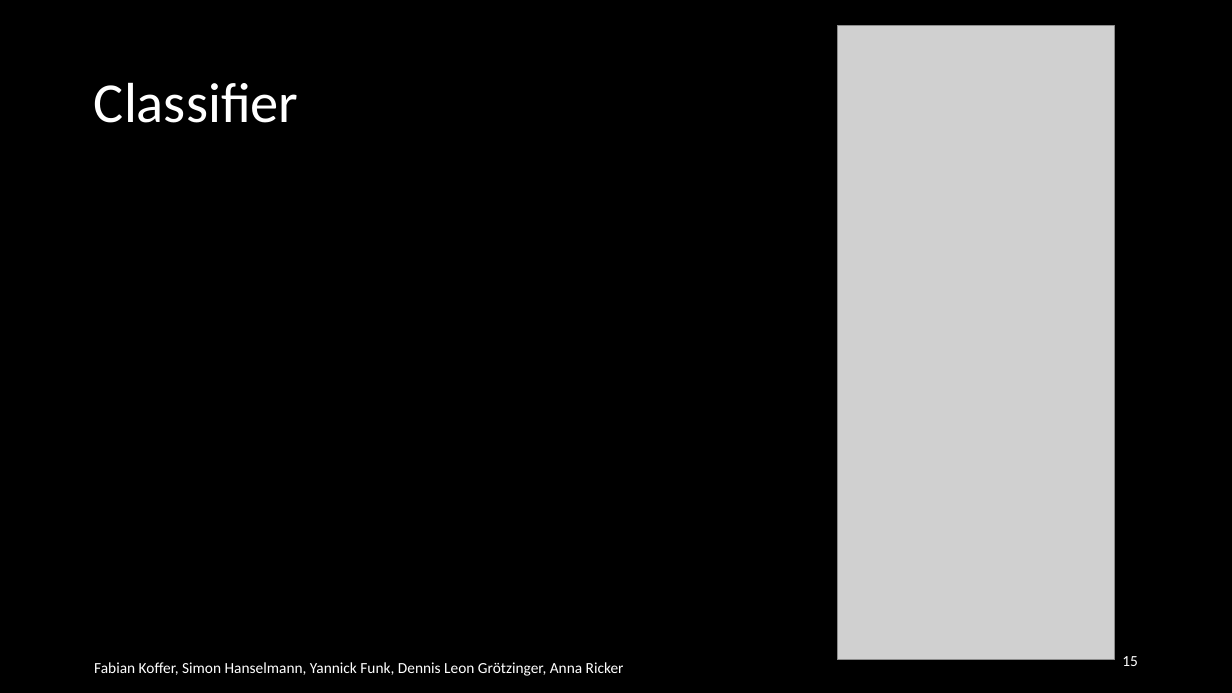
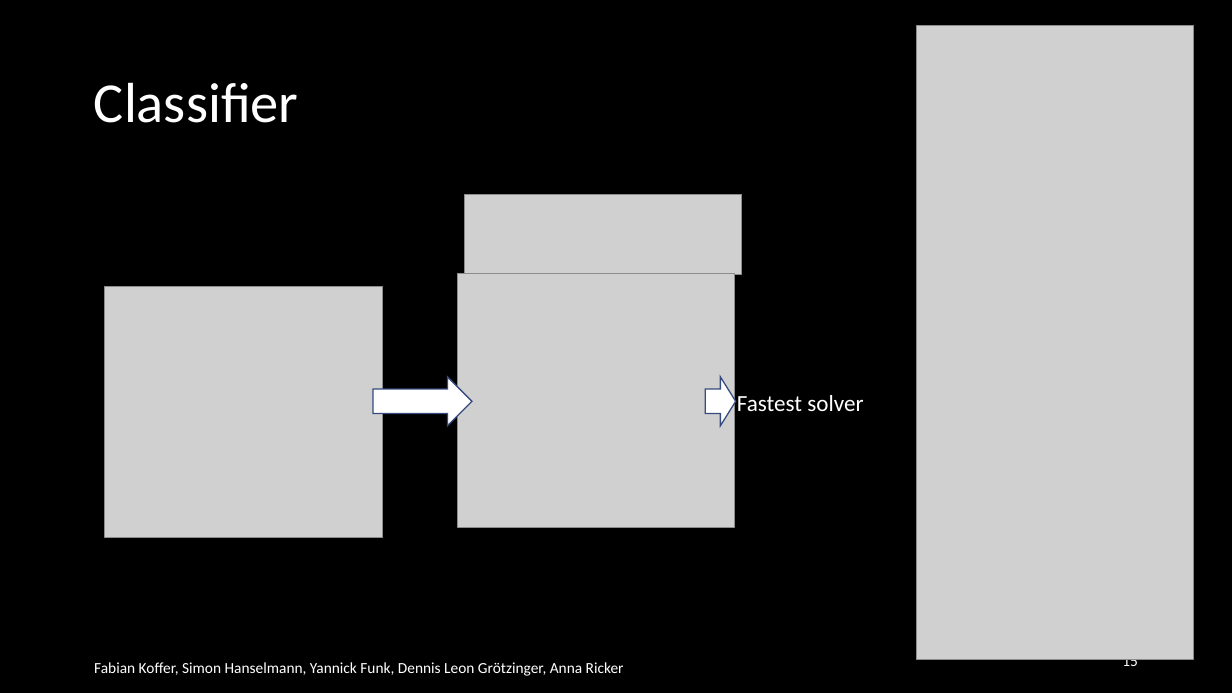
Before and after one commit to TheSlimvReal/PSE---LA-meets-ML, a slide deck: slide 15 of Final Presentation/La meets ML.pptx. Drawn at 1232x693 pixels with LibreOffice and Linux fonts; fonts in the diff are those of the drawing; grey boxes stand for pictures. Boxes give left, top, right and bottom in pixels: in the first picture for what was removed or moved away, otherwise in the second. Text is boxed around its words. In the diff, an @@ line names an element or a change of style, - is before the commit and + after.

Commit message:
edited traing module and classifier slides

```diff
--- a/Final Presentation/La meets ML.pptx
+++ b/Final Presentation/La meets ML.pptx
@@ picture: place and size @@
-picture at box(837, 25, 1115, 660)
+picture at box(916, 25, 1193, 660)
@@ picture added at box(465, 194, 742, 274) @@
@@ picture added at box(105, 287, 383, 538) @@
@@ picture added at box(457, 274, 735, 527) @@
@@ right arrow added at box(373, 377, 472, 426), fill #FFFFFF, outline #374B7F 1 pt @@
@@ right arrow added at box(705, 377, 736, 426), fill #FFFFFF, outline #374B7F 1 pt @@
@@ text added at box(737, 395, 863, 411), 18 pt, text #FFFFFF @@
+Fastest solver
```
Also in this commit, not shown: 1 other slide changed.
